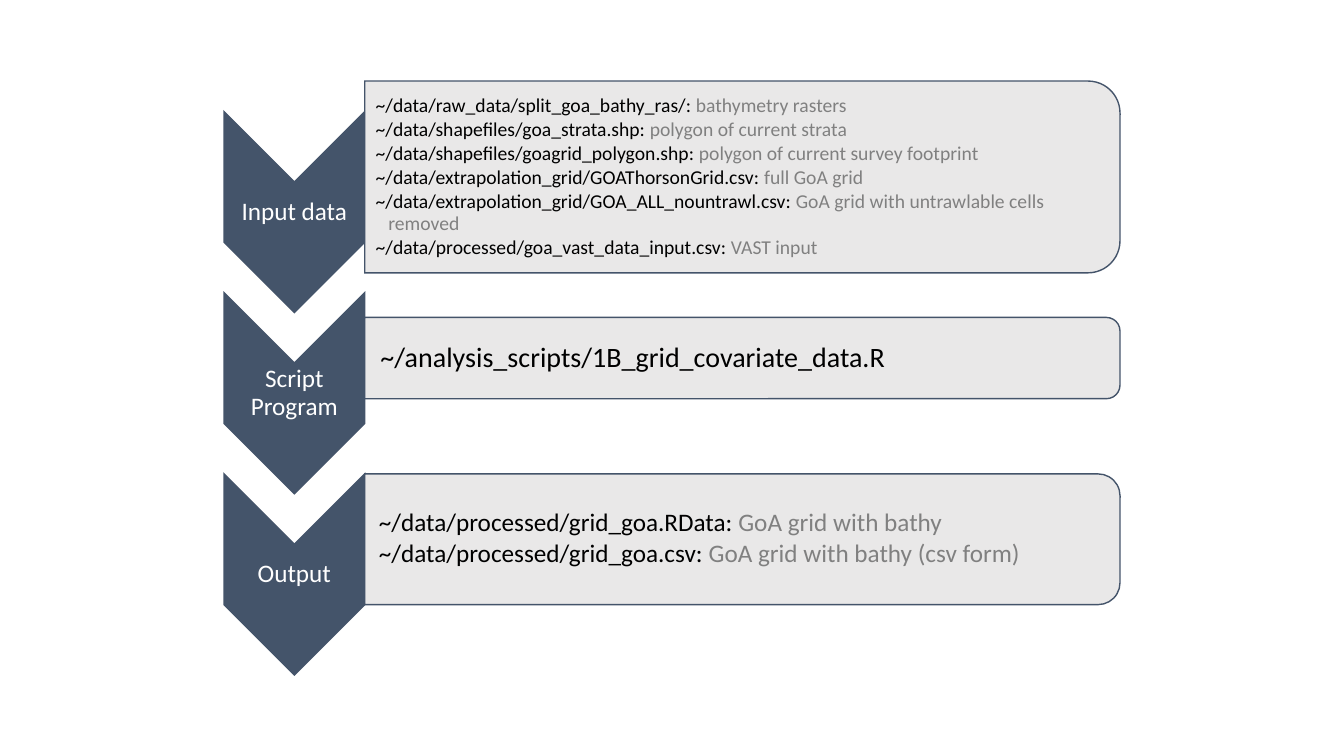
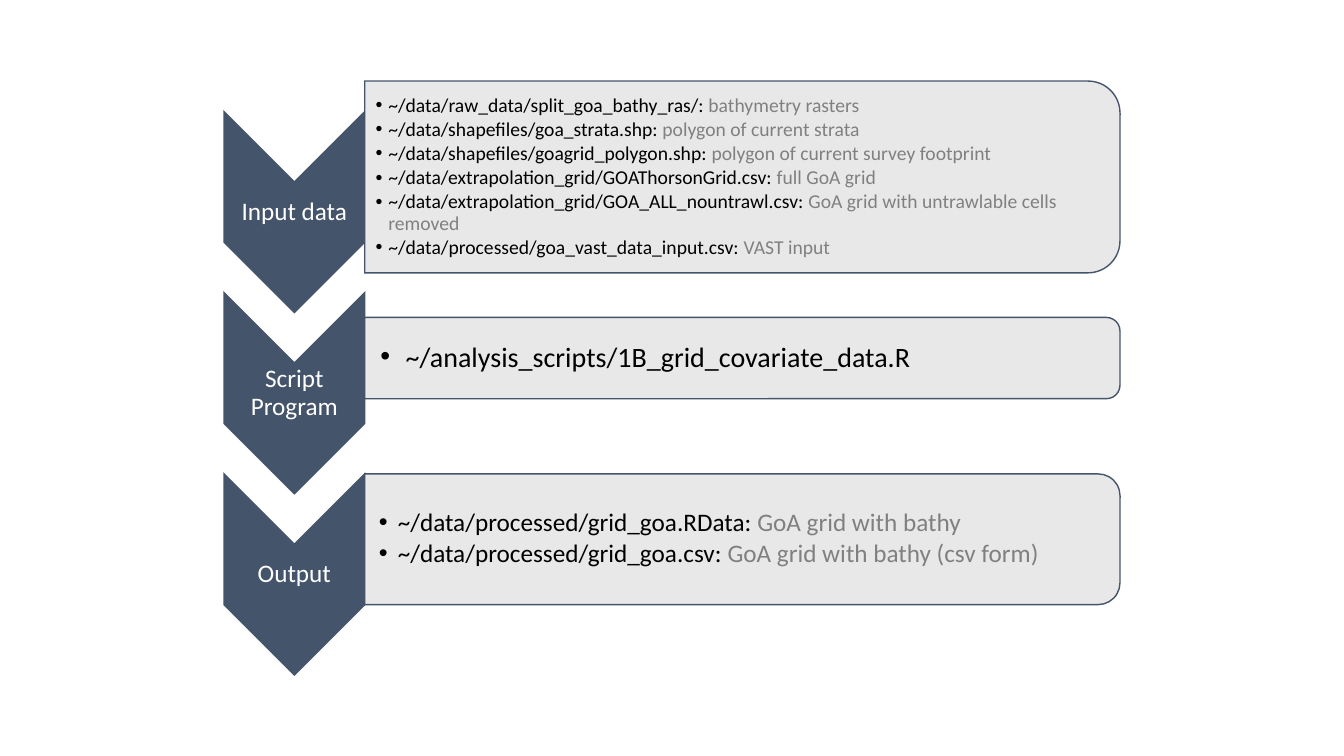
Before and after one commit to zoyafuso-NOAA/Optimal_Allocation_GoA, a slide deck: slide 2 of graphics/Workflow.pptx. Drawn at 1344x756 pixels with LibreOffice and Linux fonts; fonts in the diff are those of the drawing. Boxes give left, top, right and bottom in pixels: in the first picture for what was removed or moved away, otherwise in the second. Text is boxed around its words. In the diff, an @@ line names an element or a change of style, - is before the commit and + after.

Commit message:
updated with different data types

```diff
--- a/graphics/Workflow.pptx
+++ b/graphics/Workflow.pptx
@@ bullet none to •• in 3 elements at (388, 98, 1057, 258), (406, 347, 910, 372), (398, 513, 1038, 567) @@
```
Also in this commit, not shown: 4 other slides changed, 1 slide added, 1 slide removed, 1 other file.
